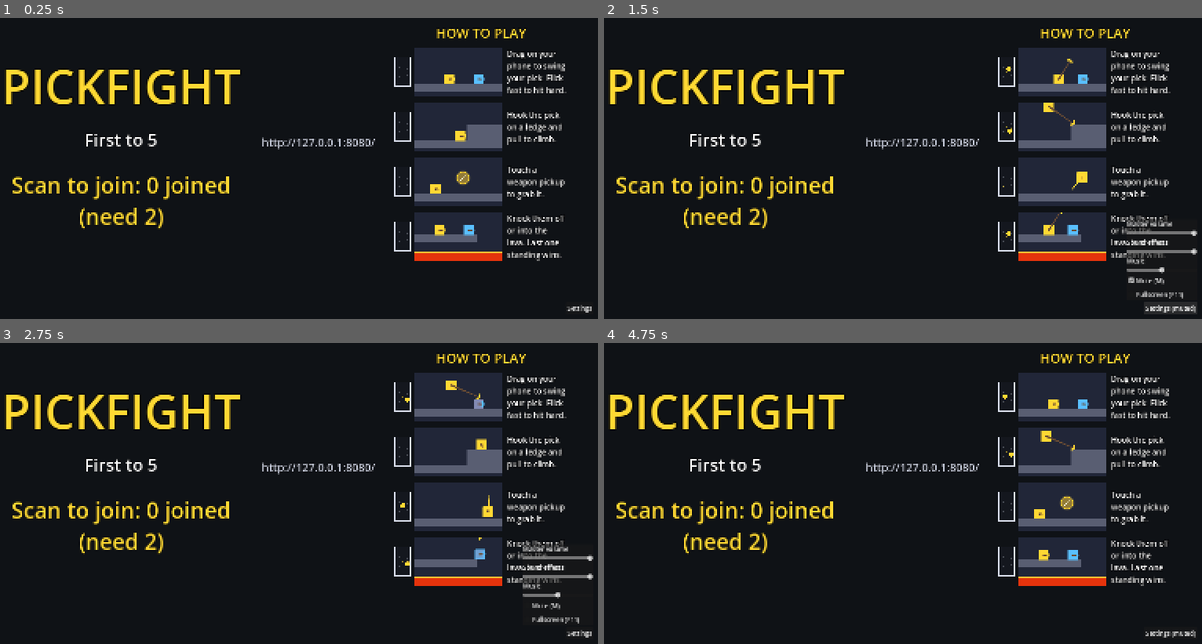
Above: before the commit, frames 1-4 (two rows, left to right).
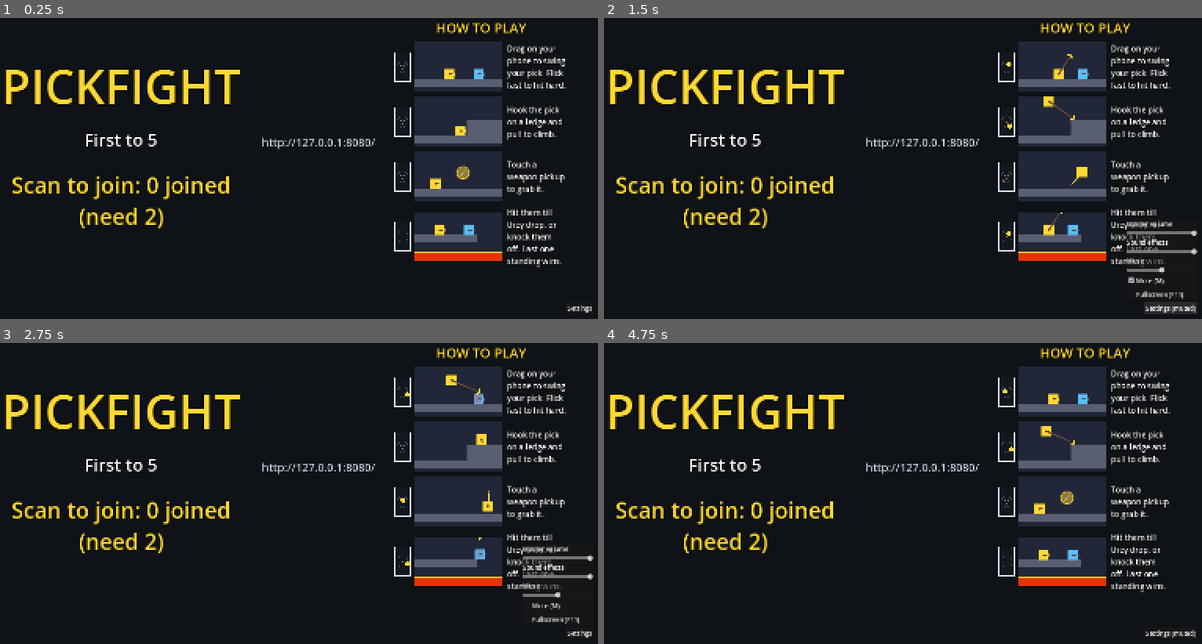
Above: after the commit, the same moments.

Repository: tkneeland/pickfight
Game: Godot game, scene res://scenes/Main.tscn
Same seed, same stepped clock (60 frames per second), same inputs: the game is played once before the commit and once after it.
Inputs (mouse positions are in pixels of both pictures, inside the frame that each line leads up to):
- Up to frame 1 (0.25 s): no input
- Up to frame 2 (1.5 s): tap Enter at 0.5 s; move the mouse to (1028, 126) at 0.52 s; hold D 0.53-1.25 s; tap M at 0.6 s; click (1028, 126) at 0.67 s; click "Settings (muted)" at 1.25 s
- Up to frame 3 (2.75 s): click "Mute (M)" at 2 s
- Up to frame 4 (4.75 s): click "Settings" at 2.75 s; drag from (765, 484) to (855, 538) at 3.52 s; move the mouse to (950, 391) at 4.27 s; hold D from 4.28 s (still down); tap M at 4.35 s

The runs differ from the first frame. In frame 1, 6.9% of the frame differs, in the area x 65-95%, y 1-83%; in frame 2, 6.8%; in frame 3, 6.7%; in frame 4, 7.0%.

Commit message:
fix: how-to-play win caption mentions hits too, not only ring-outs (playtest 2026-09-28)
Co-Authored-By: Claude Opus 5.5 <noreply@anthropic.com>

Diff:
--- a/scripts/LobbyScreen.gd
+++ b/scripts/LobbyScreen.gd
@@ -38,7 +38,7 @@
 	"Drag on your phone to swing your pick. Flick fast to hit hard.",
 	"Hook the pick on a ledge and pull to climb.",
 	"Touch a weapon pickup to grab it.",
-	"Knock them off or into the lava. Last one standing wins.",
+	"Hit them till they drop, or knock them off. Last one standing wins.",
 ]
 const HOW_TO_PLAY_KINDS: Array[int] = [
 	HowToPlayDemoScript.Kind.SWING,
